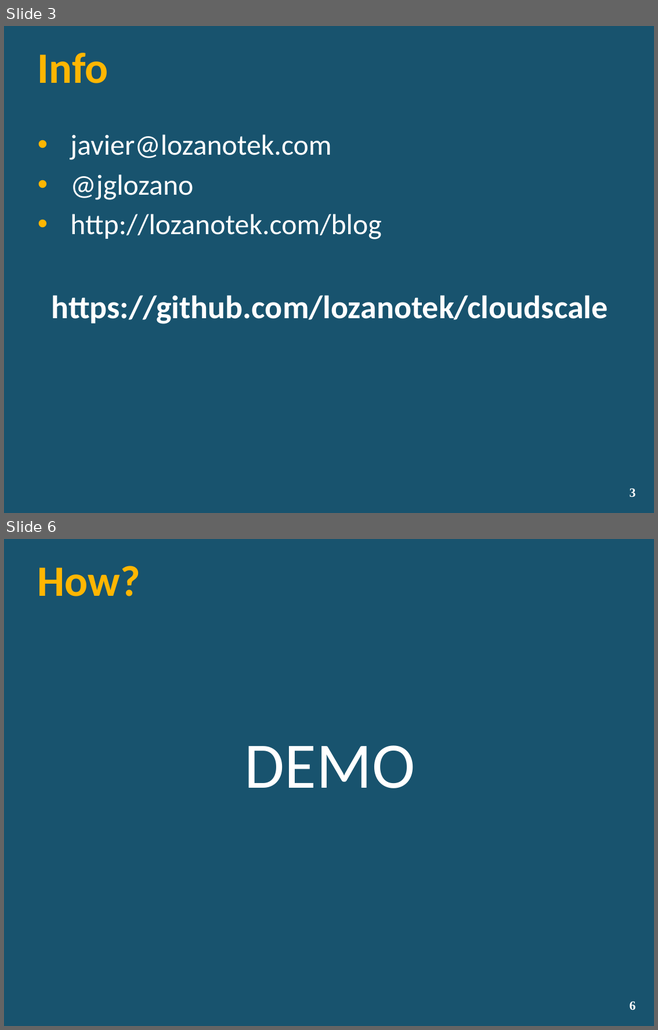
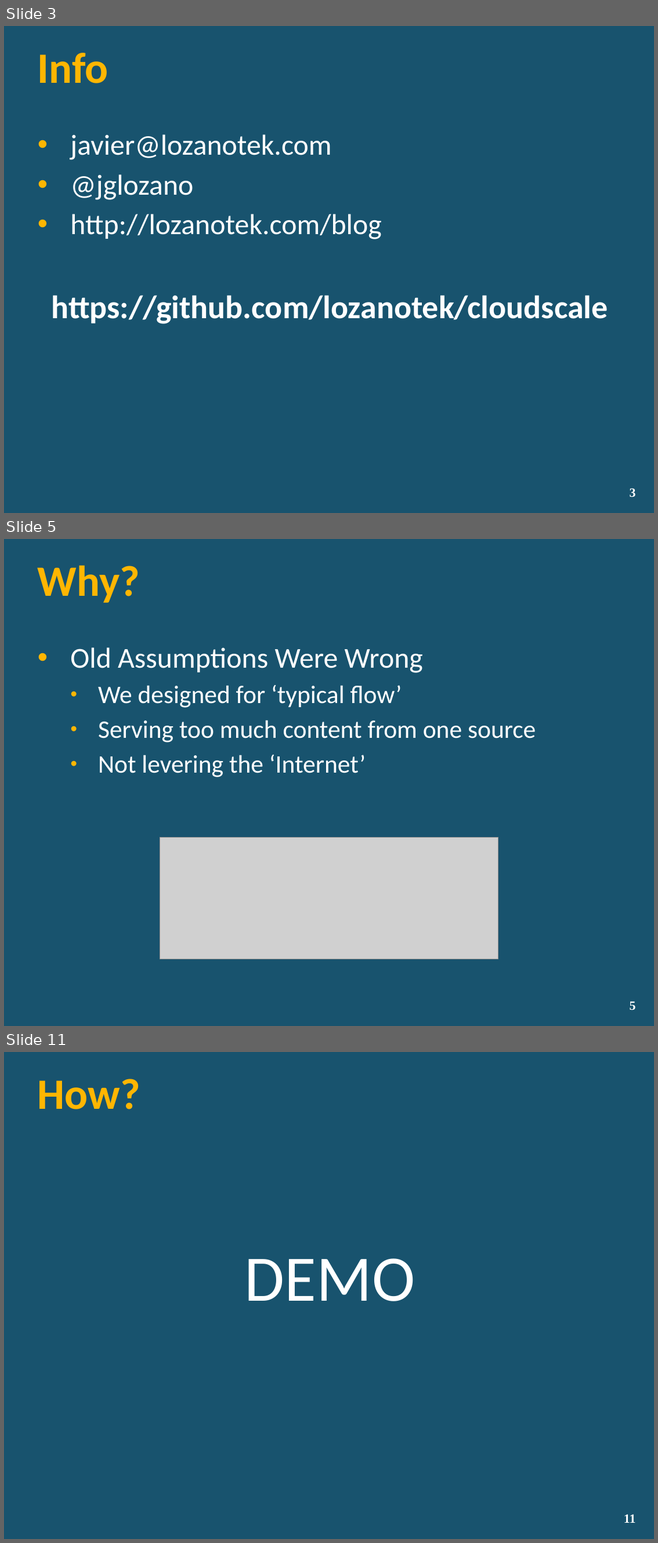
Before and after one commit to lozanotek/cloudscale, a slide deck: slides/CloudScale.pptx. Shown one above the other, each under a label of ours: slides 3 and 6 before the commit, slides 3, 5 and 11 after it; the slides between them are not shown. The pictures are 658x1030 and 658x1543 pixels, drawn with LibreOffice and Linux fonts; fonts in the diff are those of the drawing; grey boxes stand for pictures; background and template pictures are left out. Boxes give left, top, right and bottom in pixels: in the first picture for what was removed or moved away, otherwise in the second. Text is boxed around its words. In the diff, an @@ line names an element or a change of style, - is before the commit and + after.

```diff
--- a/slides/CloudScale.pptx
+++ b/slides/CloudScale.pptx
@@ slide 5 added at (x1=4, y1=539, x2=654, y2=1026), background picture (left out) @@
@@ title added at (x1=38, y1=565, x2=140, y2=603), 48 pt, text #FFB601, bold @@
+Why?
@@ text added at (x1=70, y1=647, x2=535, y2=777), 28 pt, text #FFFFFF @@
+• Old Assumptions Were Wrong
+  • We designed for ‘typical flow’
+  • Serving too much content from one source
+  • Not levering the ‘Internet’
@@ picture added at (x1=160, y1=837, x2=498, y2=959) @@
@@ page number added at (x1=629, y1=1001, x2=636, y2=1011), 14 pt, text #FFFFFF, bold @@
+5
@@ what was slide 6 is now slide 11 @@
@@ page number at (x1=623, y1=1514, x2=636, y2=1523): text changed @@
-6
+11
```
Also in this commit, not shown: 2 slides changed, 4 other slides added.
